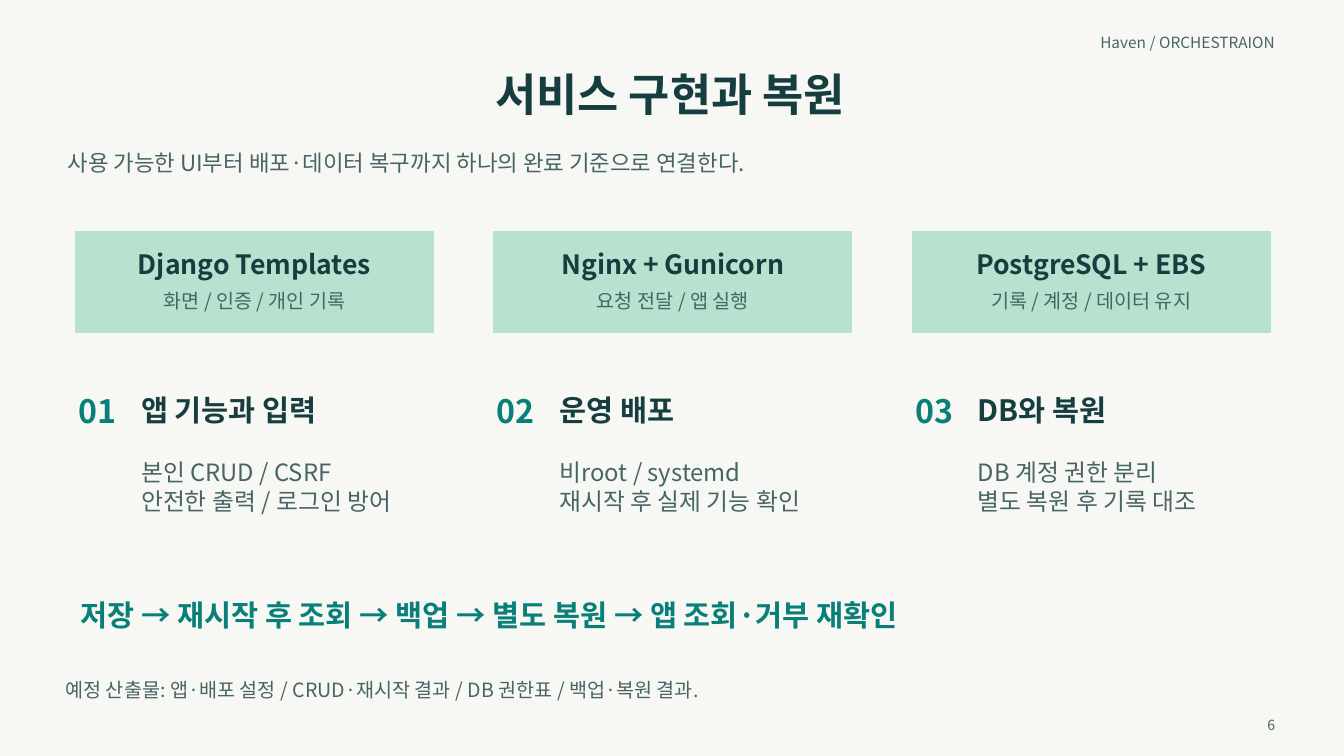
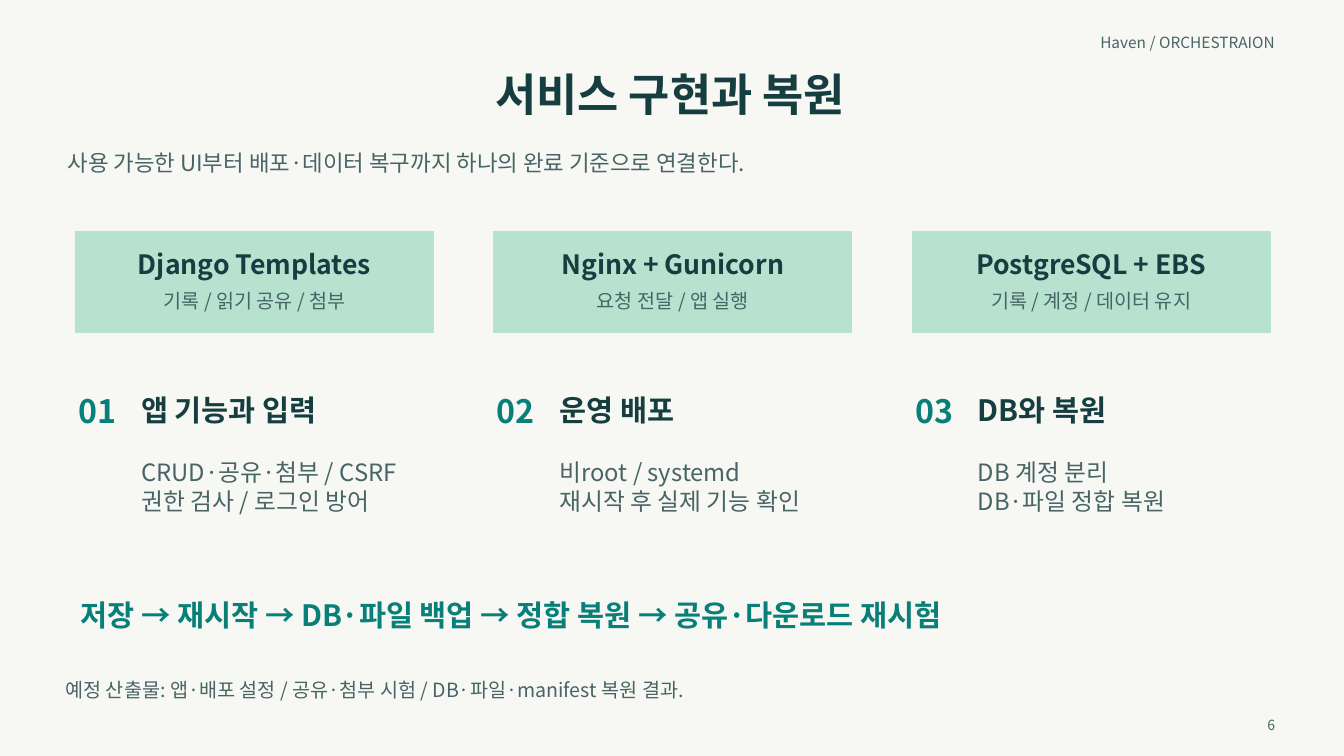
Before and after one commit to MinsooAhn02/Haven, a slide deck: slide 6 of docs/발표/Haven_통합계획_기반_프로젝트계획서_초안.pptx. Drawn at 1344x756 pixels with LibreOffice and Linux fonts; fonts in the diff are those of the drawing. Boxes give left, top, right and bottom in pixels: in the first picture for what was removed or moved away, otherwise in the second. Text is boxed around its words. In the diff, an @@ line names an element or a change of style, - is before the commit and + after.

```diff
--- a/docs/발표/Haven_통합계획_기반_프로젝트계획서_초안.pptx
+++ b/docs/발표/Haven_통합계획_기반_프로젝트계획서_초안.pptx
@@ text at bbox=[163, 292, 345, 310]: text changed @@
-화면 / 인증 / 개인 기록
+기록 / 읽기 공유 / 첨부
@@ text at bbox=[141, 461, 397, 512]: text changed @@
-본인 CRUD / CSRF
-안전한 출력 / 로그인 방어
+CRUD·공유·첨부 / CSRF
+권한 검사 / 로그인 방어
@@ text at bbox=[978, 461, 1165, 512]: text changed @@
-DB 계정 권한 분리
-별도 복원 후 기록 대조
+DB 계정 분리
+DB·파일 정합 복원
@@ text at bbox=[81, 601, 942, 629]: text changed @@
-저장 → 재시작 후 조회 → 백업 → 별도 복원 → 앱 조회·거부 재확인
+저장 → 재시작 → DB·파일 백업 → 정합 복원 → 공유·다운로드 재시험
@@ text at bbox=[65, 680, 684, 699]: text changed @@
-예정 산출물: 앱·배포 설정 / CRUD·재시작 결과 / DB 권한표 / 백업·복원 결과.
+예정 산출물: 앱·배포 설정 / 공유·첨부 시험 / DB·파일·manifest 복원 결과.
```
Also in this commit, not shown: 10 other slides changed, 1 slide added, 1 slide removed, 7 other files.
